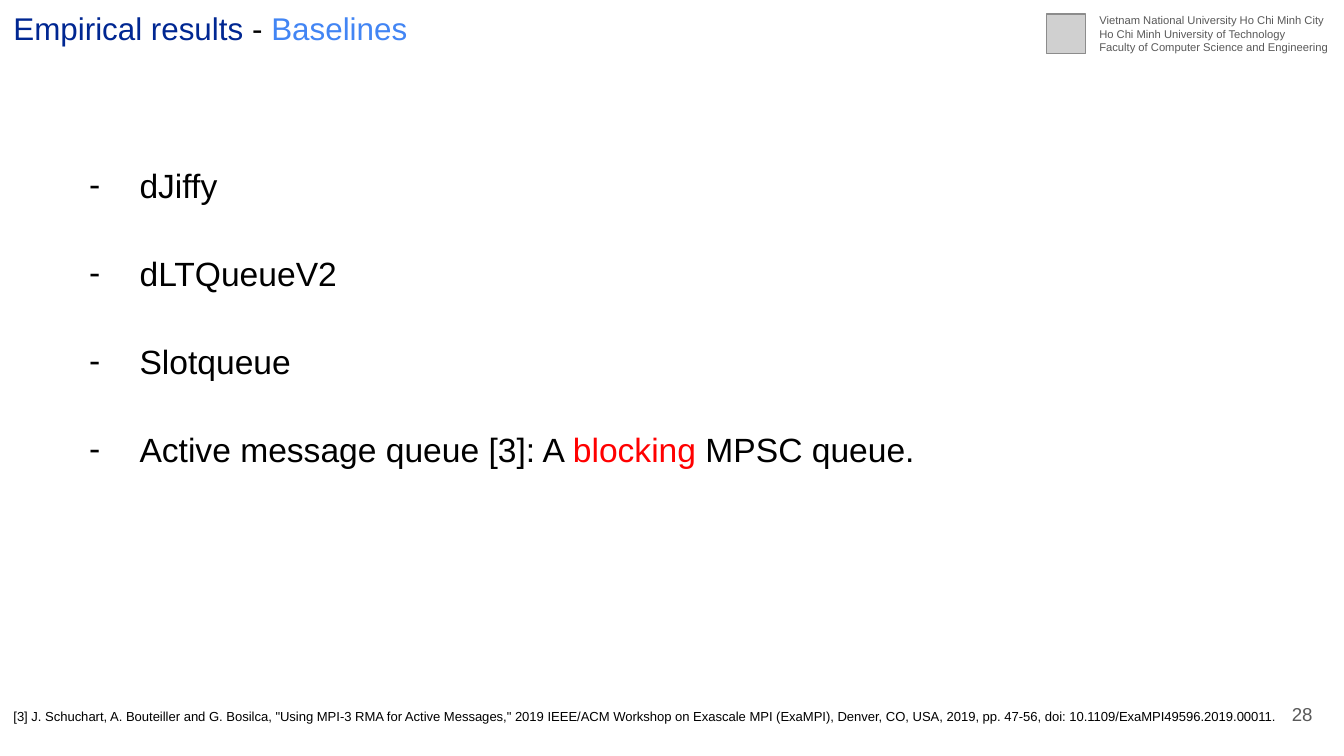
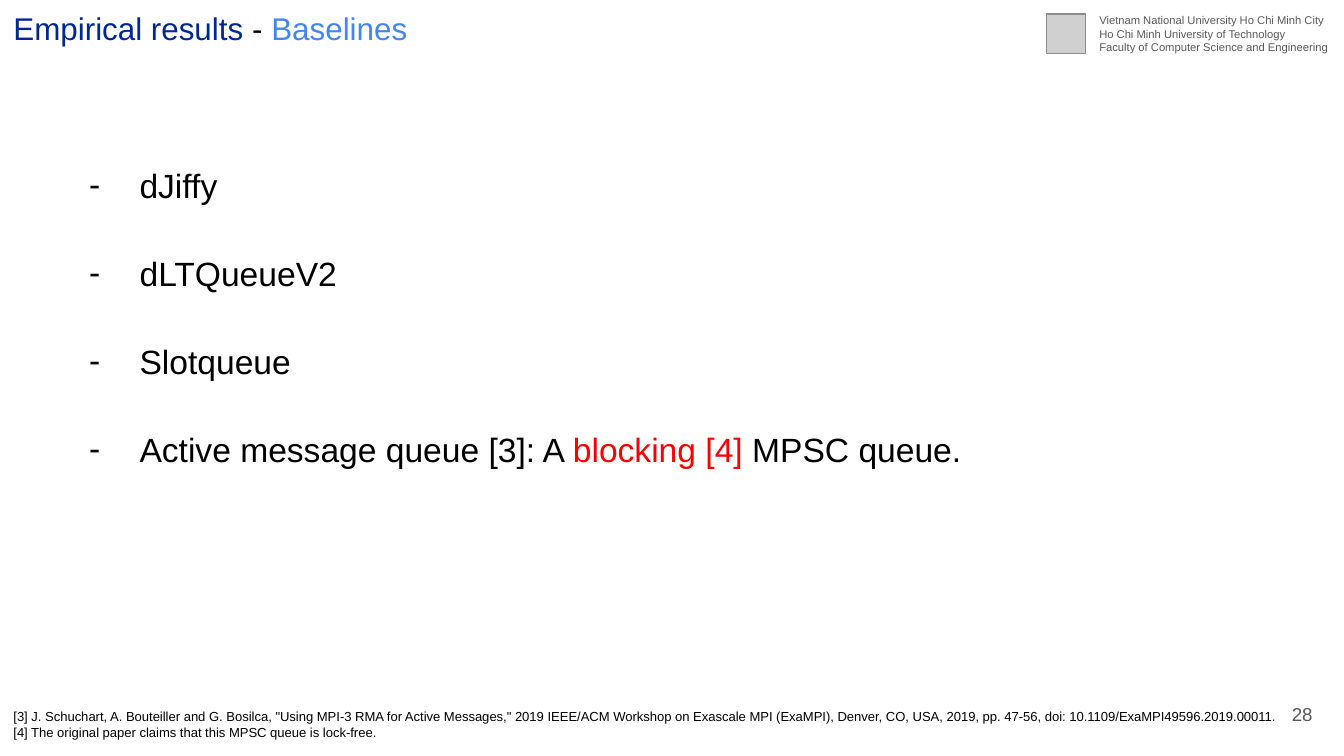
Before and after one commit to Huy-DNA/MPiSC, a slide deck: slide 28 of slide/Generic.pptx. Drawn at 1344x756 pixels with LibreOffice and Linux fonts; fonts in the diff are those of the drawing; grey boxes stand for pictures. Boxes give left, top, right and bottom in pixels: in the first picture for what was removed or moved away, otherwise in the second. Text is boxed around its words. In the diff, an @@ line names an element or a change of style, - is before the commit and + after.

```diff
--- a/slide/Generic.pptx
+++ b/slide/Generic.pptx
@@ text at <box>140,437,962,468</box>: text changed @@
-– Active message queue [3]: A blocking MPSC queue.
+– Active message queue [3]: A blocking [4] MPSC queue.
@@ text at <box>13,727,376,740</box>: paragraph added @@
+[4] The original paper claims that this MPSC queue is lock-free.
```
Also in this commit, not shown: 2 other slides changed.
